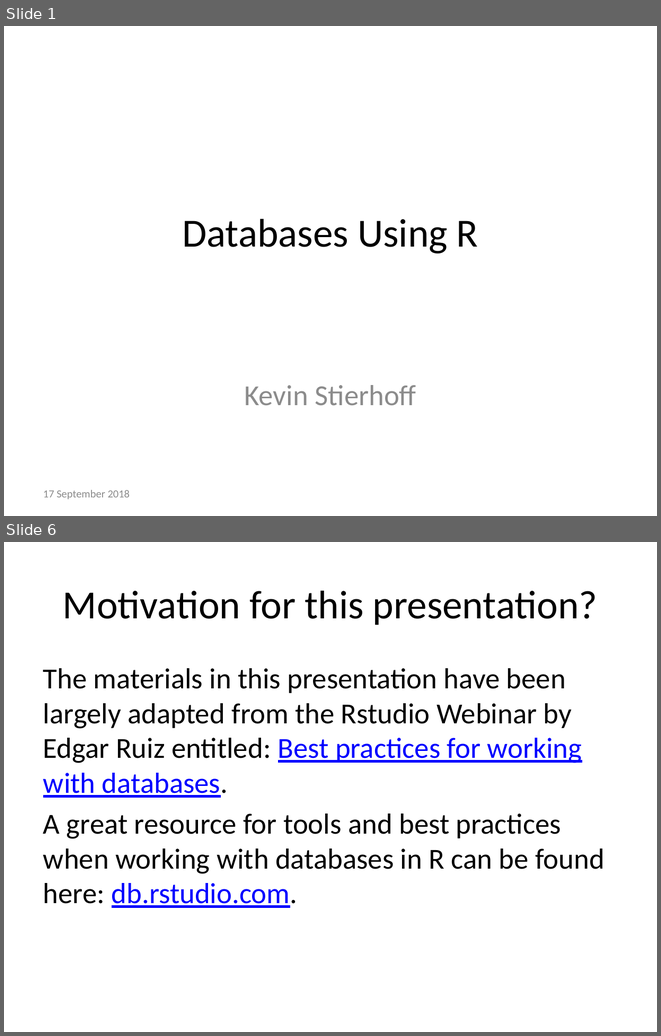
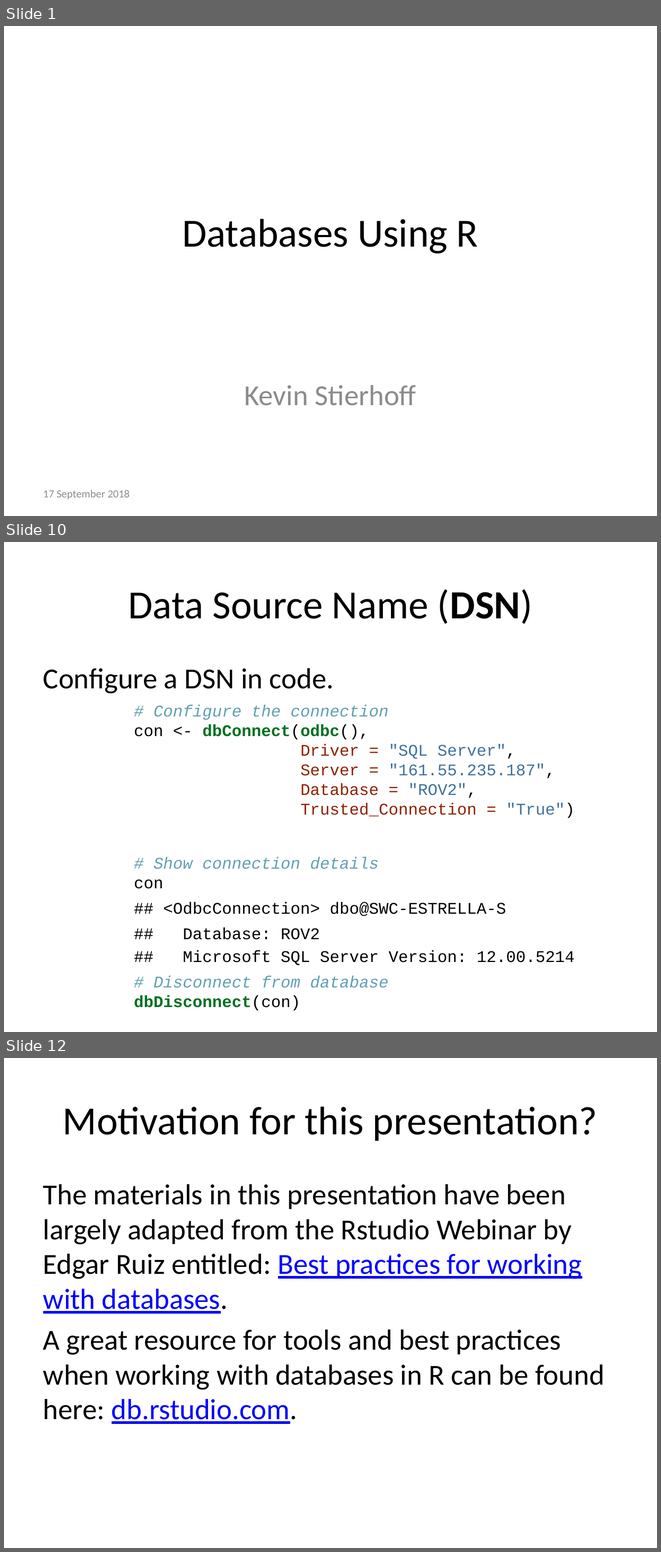
Before and after one commit to kstierhoff/rDatabase, a slide deck: Doc/databases-and-R_Presentation.pptx. Shown one above the other, each under a label of ours: slides 1 and 6 before the commit, slides 1, 10 and 12 after it; the slides between them are not shown. The pictures are 661x1036 and 661x1552 pixels, drawn with LibreOffice and Linux fonts; fonts in the diff are those of the drawing. Boxes give left, top, right and bottom in pixels: in the first picture for what was removed or moved away, otherwise in the second. Text is boxed around its words. In the diff, an @@ line names an element or a change of style, - is before the commit and + after.

```diff
--- a/Doc/databases-and-R_Presentation.pptx
+++ b/Doc/databases-and-R_Presentation.pptx
@@ slide 10 added at [4, 542, 657, 1032], background #FFFFFF @@
@@ title added at [129, 589, 532, 624], 44 pt, text #000000 @@
+Data Source Name (DSN)
@@ text added at [43, 668, 575, 988], 18 pt, text #000000 @@
+Configure a DSN in code.
+# Configure the connection
+con <- dbConnect(odbc(),
+Driver = "SQL Server",
+Server = "161.55.235.187",
+Database = "ROV2",
+Trusted_Connection = "True")
+# Show connection details
+con
+## <OdbcConnection> dbo@SWC-ESTRELLA-S
+## Database: ROV2
+## Microsoft SQL Server Version: 12.00.5214
+# Disconnect from database
+dbDisconnect(con)
@@ what was slide 6 is now slide 12 @@
```
Also in this commit, not shown: 2 slides changed, 11 other slides added, 3 slides removed, 10 other files.
